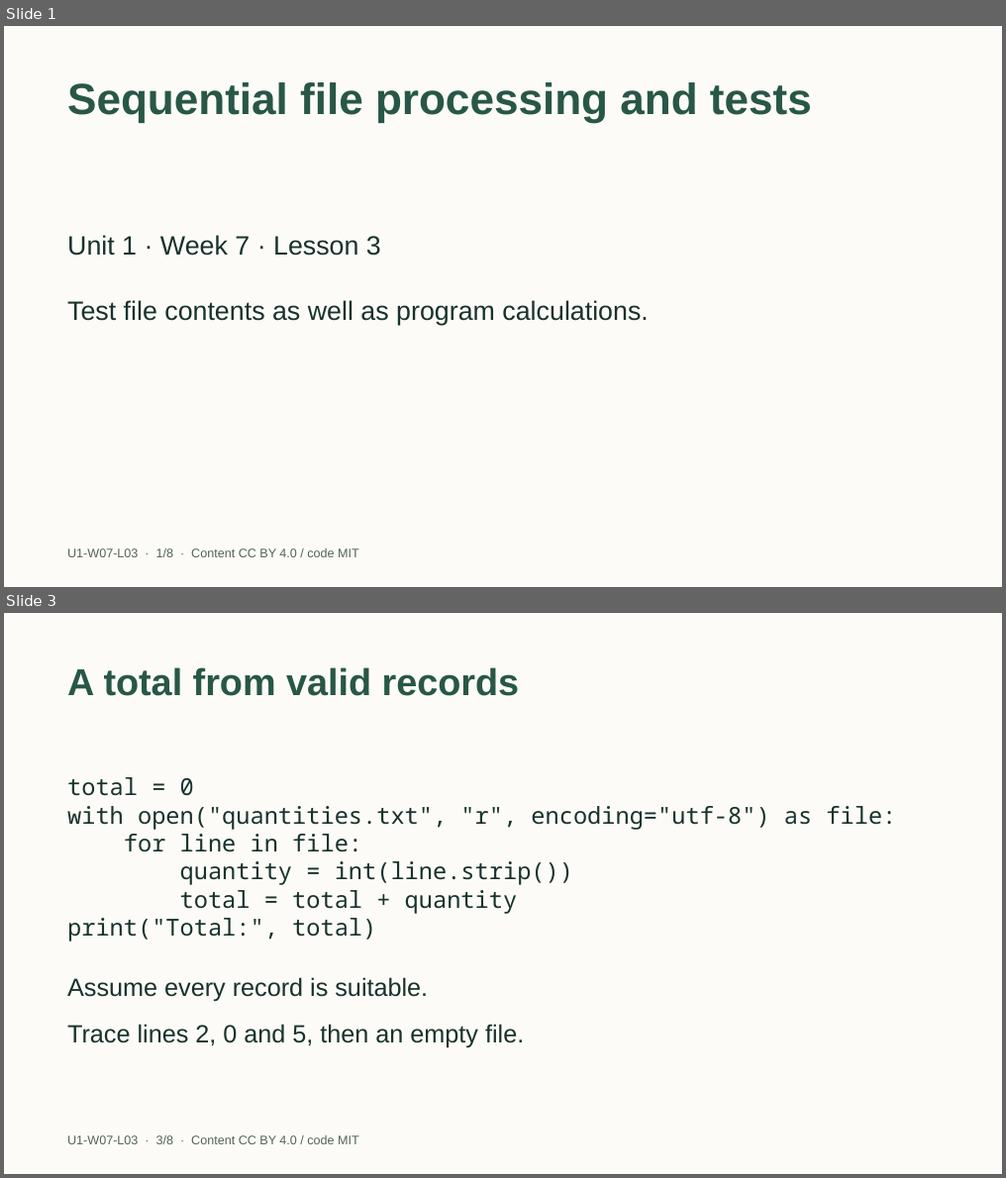
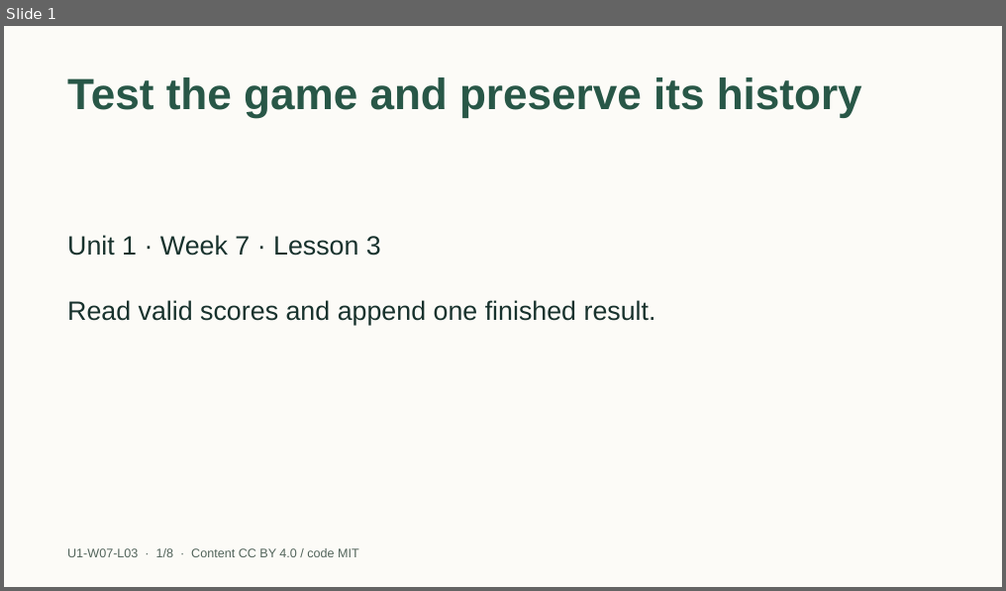
Before and after one commit to EdugenIO/cs-atar-textbook, a slide deck: dist/slides/u1-w07-l03.pptx. Shown one above the other, each under a label of ours: slides 1 and 3 before the commit, slide 1 after it; the slides between them are not shown. The pictures are 1006x1178 and 1006x591 pixels, drawn with LibreOffice and Linux fonts; fonts in the diff are those of the drawing. Boxes give left, top, right and bottom in pixels: in the first picture for what was removed or moved away, otherwise in the second. Text is boxed around its words. In the diff, an @@ line names an element or a change of style, - is before the commit and + after.

```diff
--- a/dist/slides/u1-w07-l03.pptx
+++ b/dist/slides/u1-w07-l03.pptx
@@ slide 3 removed at (x1=4, y1=613, x2=1002, y2=1174), background #FCFBF7 @@
@@ title removed at (x1=67, y1=667, x2=520, y2=696) @@
-A total from valid records
@@ text removed at (x1=67, y1=777, x2=896, y2=942) @@
-total = 0
-with open("quantities.txt", "r", encoding="utf-8") as file:
-for line in file:
-quantity = int(line.strip())
-total = total + quantity
-print("Total:", total)
@@ text removed at (x1=67, y1=977, x2=428, y2=1001) @@
-Assume every record is suitable.
@@ text removed at (x1=67, y1=1024, x2=524, y2=1049) @@
-Trace lines 2, 0 and 5, then an empty file.
@@ text removed at (x1=67, y1=1136, x2=359, y2=1145) @@
-U1-W07-L03 · 3/8 · Content CC BY 4.0 / code MIT
@@ slide 1 changed as well @@
@@ title removed at (x1=67, y1=82, x2=812, y2=122) @@
-Sequential file processing and tests
@@ title added at (x1=67, y1=77, x2=862, y2=117), 42 pt, text #285747, bold @@
+Test the game and preserve its history
@@ text at (x1=67, y1=300, x2=656, y2=325): text changed @@
-Test file contents as well as program calculations.
+Read valid scores and append one finished result.
```
Also in this commit, not shown: 1 other slide changed, 6 slides added, 5 other slides removed, 38 other files.
